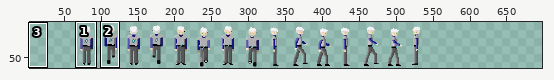
A sprite sheet gets an edit: assets/sprite_sheet_heros.png. Above: a wide view before the commit, with the close-up outlined.
Close-up. First the earlier version:
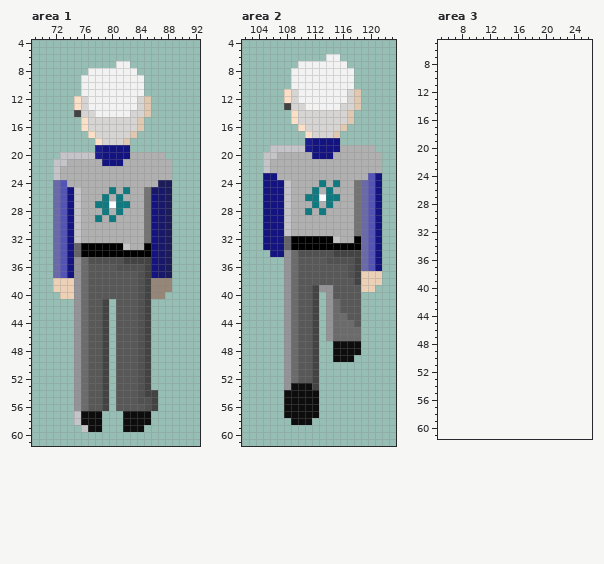
The file is 480x64 pixels. Colours within 5 levels of each other are drawn and written as one. Shown: area 1: x 69..92, y 4..61; area 2: x 102..123, y 4..61; area 3: x 5..26, y 5..61. The old version is drawn lined up with the new one, on the new canvas. The wide view leaves out empty margins. The commit also changed other parts of the picture, which this record leaves out.
After the commit:
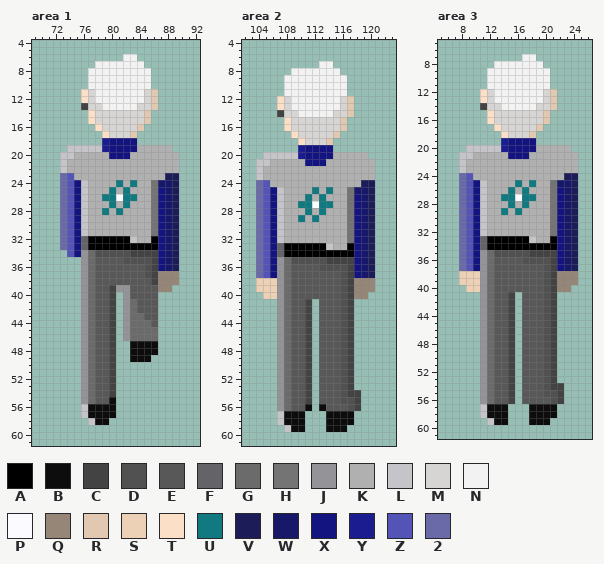
Palette (. is transparent): A #000000  B #0d0d0d  C #434343  D #515151  E #585858  F #646468  G #6b6b6b  H #747474  J #949498  K #b0b0b0  L #c5c5c9  M #d7d5d3  N #f2f2f2  P #fbfbff  Q #958678  R #e0c8b1  S #edd1b7  T #fbdfc6  U #107a80  V #1c1c59  W #18186b  X #141480  Y #1c1c91  Z #5454b7  2 #6a6aa9
Edits made:
canvas 480x64 -> 704x64, the old top-left corner now at 64,0
Area 1:
y 6: x 82..83 .. -> NN
y 7: x 78..80 ... -> NNN; x 83..84 .. -> NN
y 8: x 84..85 .. -> NN
y 9..10: x 76 N -> .; x 85 . -> N
y 11: x 76..77 NN -> TM; x 85..86 .. -> MR
y 12: x 75..77 TMN -> .TM; x 84..86 MR. -> NMR
y 13: x 75..78 TMNN -> .CMM; x 85..86 R. -> MR
y 14: x 75..82 CMMNNNNN -> ..TMMMMM
y 15: x 76..77 TM -> .T; x 84..85 R. -> MR
y 16: x 76..78 TMM -> ..T
y 17: x 77..79 TMM -> ..T
y 18: x 78..83 TMMMR. -> .YXXXX
y 19: x 74..79 ....YX -> LLLLLY; x 83..88 ...... -> XKKKKK
y 20: x 75..79 LLLYX -> KKKKK; x 88..89 .. -> KK
y 21: x 72 L -> .; x 79..81 XXX -> KKK; x 89 . -> K
y 22: x 72..73 LK -> .L; x 89 . -> K
y 23: x 72..74 LKK -> .2Z; x 88..89 K. -> VV
y 24: x 72..76 2ZKKK -> .2ZXL; x 81 K -> U; x 83 K -> U; x 86..89 KVV. -> HWWV
y 25: x 72..76 2ZXLK -> .2ZXL; x 85..89 HWWV. -> KHXWV
y 26: x 72..76 2ZXLK -> .2ZXL; x 80..83 KUKK -> UPUU; x 85..89 HXWV. -> KHXWV
y 27: x 72..76 2ZXLK -> .2ZXL; x 78..81 UUPU -> KKUK; x 85..89 HXWV. -> KHXWV
y 28: x 72..76 2ZXLK -> .2ZXL; x 85..89 HXWV. -> KHXWV
y 29: x 72..76 2ZXLK -> .2ZXL; x 78 U -> K; x 80 U -> K; x 85..89 HXWV. -> KHXWV
y 30..31: x 72..76 2ZXLK -> .2ZXL; x 85..89 HXWV. -> KHXWV
y 32: x 72..83 2ZXLKKKKKKKK -> .2ZXFAAAAAAL; x 85..89 HXWV. -> KAXWV
y 33: x 72..76 2ZXFA -> .2ZXF; x 82..84 LKK -> AAA; x 86..89 XWV. -> AXWV
y 34: x 72..89 2ZXFAAAAAAAAAAXWV. -> ..ZXJGDDDDDCCCCXWV
y 35: x 72..89 2ZXJGDDDDDCCCCXWV. -> ....JGEEEEDDDDCXWV
y 36: x 72..77 2ZXJGE -> ....JG; x 81..89 DDDDCXWV. -> EEEEDCXWV
y 37: x 72..77 2ZXJGE -> ....JG; x 84..89 DCXWV. -> EDCQQQ
y 38: x 72..77 SSSJGE -> ....JG; x 84..86 DCQ -> EEC; x 89 . -> Q
y 39: x 72..77 SSSJGE -> ....JG; x 80..82 EEE -> CJJ; x 84..86 DCQ -> EEE
y 40: x 73..77 SSJGE -> ...JG; x 80..82 EEE -> C.J; x 84..87 DCQQ -> EEE.
y 41..42: x 75..77 JGE -> .JG; x 79..86 C.EEEDC. -> EC.JGEEE
y 43: x 75..77 JGE -> .JG; x 79..86 C.EEEDC. -> EC.JGGEE
y 44: x 75..77 JGE -> .JG; x 79..86 C.EEEDC. -> EC.JGGGE
y 45..46: x 75..77 JGE -> .JG; x 79..86 C.EEEDC. -> EC.JGGGG
y 47..48: x 75..77 JGE -> .JG; x 79..86 C.EEEDC. -> EC..BBBB
y 49: x 75..77 JGE -> .JG; x 79..85 C.EEEDC -> EC..BBB
y 50..53: x 75..77 JGE -> .JG; x 79..85 C.EEEDC -> EC.....
y 54: x 75..77 JGE -> .JG; x 79..86 C.EEEDCC -> EC......
y 55: x 75..77 JGE -> .JG; x 79..86 C.EEEDDC -> EB......
y 56: x 75..86 JGEEC.EEEEDC -> .LBBBB......
y 57: x 75..76 LB -> .L; x 79..80 .. -> BB; x 82..85 BBBB -> ....
y 58: x 75..77 LBB -> ..L; x 79 . -> B; x 82..85 BBBB -> ....
y 59: x 76..78 LBB -> ...; x 82..84 BBB -> ...
Area 2:
y 6: x 114..115 NN -> ..
y 7: x 110..112 NNN -> ...; x 115..116 NN -> ..
y 8: x 116..117 NN -> ..
y 9..10: x 108 . -> N; x 117 N -> .
y 11: x 108..109 TM -> NN; x 117..118 MR -> ..
y 12: x 107..109 .TM -> TMN; x 116..118 NMR -> MR.
y 13: x 107..110 .CMM -> TMNN; x 117..118 MR -> R.
y 14: x 107..114 ..TMMMMM -> CMMNNNNN
y 15: x 108..109 .T -> TM; x 116..117 MR -> R.
y 16: x 108..110 ..T -> TMM
y 17: x 109..111 ..T -> TMM
y 18: x 110..115 .YXXXX -> TMMMR.
y 19: x 106..111 LLLLLY -> ....YX; x 115..120 XKKKKK -> ......
y 20: x 107..111 KKKKK -> LLLYX; x 120..121 KK -> ..
y 21: x 104 . -> L; x 111..113 KKK -> XXX; x 121 K -> .
y 22: x 104..105 .L -> LK; x 121 K -> .
y 23: x 104..106 .XX -> LKK; x 120..121 ZX -> K.
y 24: x 104..108 .XXXL -> 2ZKKK; x 113 U -> K; x 115 U -> K; x 118..121 H2ZX -> KVV.
y 25: x 104..105 .X -> 2Z; x 107..108 XL -> LK; x 117..121 KH2ZX -> HWWV.
y 26: x 104..105 .X -> 2Z; x 107..108 XL -> LK; x 112..115 UPUU -> KUKK; x 117..121 KH2ZX -> HXWV.
y 27: x 104..105 .X -> 2Z; x 107..108 XL -> LK; x 110..113 KKUK -> UUPU; x 117..121 KH2ZX -> HXWV.
y 28: x 104..105 .X -> 2Z; x 107..108 XL -> LK; x 117..121 KH2ZX -> HXWV.
y 29: x 104..105 .X -> 2Z; x 107..108 XL -> LK; x 110 K -> U; x 112 K -> U; x 117..121 KH2ZX -> HXWV.
y 30..31: x 104..105 .X -> 2Z; x 107..108 XL -> LK; x 117..121 KH2ZX -> HXWV.
y 32: x 104..105 .X -> 2Z; x 107..115 XFAAAAAAL -> LKKKKKKKK; x 117..121 KA2ZX -> HXWV.
y 33: x 104..105 .X -> 2Z; x 107..108 XF -> FA; x 114..116 AAA -> LKK; x 118..121 A2ZX -> XWV.
y 34: x 104..105 .. -> 2Z; x 107..121 XJGDDDDDCCCC2ZX -> FAAAAAAAAAAXWV.
y 35: x 104..121 ....JGEEEEDDDDC2ZX -> 2ZXJGDDDDDCCCCXWV.
y 36: x 104..109 ....JG -> 2ZXJGE; x 113..121 EEEEDC2ZX -> DDDDCXWV.
y 37: x 104..109 ....JG -> 2ZXJGE; x 116..121 EDCSSS -> DCXWV.
y 38: x 104..109 ....JG -> SSSJGE; x 116..121 EECSSS -> DCQQQ.
y 39: x 104..109 ....JG -> SSSJGE; x 112..114 CJJ -> EEE; x 116..120 EEESS -> DCQQQ
y 40: x 105..109 ...JG -> SSJGE; x 112..114 C.J -> EEE; x 116..119 EEE. -> DCQQ
y 41..42: x 107..109 .JG -> JGE; x 111..118 EC.JGEEE -> C.EEEDC.
y 43: x 107..109 .JG -> JGE; x 111..118 EC.JGGEE -> C.EEEDC.
y 44: x 107..109 .JG -> JGE; x 111..118 EC.JGGGE -> C.EEEDC.
y 45..46: x 107..109 .JG -> JGE; x 111..118 EC.JGGGG -> C.EEEDC.
y 47..48: x 107..109 .JG -> JGE; x 111..118 EC..BBBB -> C.EEEDC.
y 49: x 107..109 .JG -> JGE; x 111..117 EC..BBB -> C.EEEDC
y 50..52: x 107..109 .JG -> JGE; x 111..117 EC..... -> C.EEEDC
y 53: x 107..117 .JBBBC..... -> JGEEC.EEEDC
y 54: x 107..118 .BBBBB...... -> JGEEC.EEEDCC
y 55: x 107..118 .BBBBB...... -> JGEEC.EEEDDC
y 56: x 107..110 .BBB -> JGEE; x 112..118 B...... -> .BEEEDC
y 57: x 107 . -> L; x 111..112 BB -> ..; x 114..117 .... -> BBBB
y 58: x 107..108 .. -> LB; x 111 B -> .; x 114..117 .... -> BBBB
y 59: x 108..110 ... -> LBB; x 114..116 ... -> BBB
Area 3:
y 7: x 17..18 .. -> NN
y 8: x 13..19 ....... -> NNNNNNN
y 9..11: x 12..20 ......... -> NNNNNNNNN
y 12..13: x 11..21 ........... -> TMNNNNNNNMR
y 14: x 11..21 ........... -> CMMNNNNNMMR
y 15..16: x 12..20 ......... -> TMMMMMMMR
y 17: x 13..19 ....... -> TMMMMMR
y 18: x 14..18 ..... -> TMMMR
y 19: x 14..18 ..... -> YXXXX
y 20: x 9..23 ............... -> LLLLLYXXXXKKKKK
y 21: x 8..24 ................. -> LLKKKKKXXXKKKKKKK
y 22..23: x 8..24 ................. -> LKKKKKKKKKKKKKKKK
y 24: x 8..24 ................. -> 2ZKKKKKKKKKKKKKVV
y 25: x 8..24 ................. -> 2ZXLKKKKUKUKKHWWV
y 26: x 8..24 ................. -> 2ZXLKKKUKUKKKHXWV
y 27: x 8..24 ................. -> 2ZXLKKUUPUUKKHXWV
y 28: x 8..24 ................. -> 2ZXLKKKUKUKKKHXWV
y 29: x 8..24 ................. -> 2ZXLKKUKUKKKKHXWV
y 30..32: x 8..24 ................. -> 2ZXLKKKKKKKKKHXWV
y 33: x 8..24 ................. -> 2ZXFAAAAAALKKAXWV
y 34: x 8..24 ................. -> 2ZXFAAAAAAAAAAXWV
y 35: x 8..24 ................. -> 2ZXJGDDDDDCCCCXWV
y 36: x 8..24 ................. -> 2ZXJGEEEEDDDDCXWV
y 37: x 8..24 ................. -> 2ZXJGEEEEEEEDCXWV
y 38..39: x 8..24 ................. -> SSSJGEEEEEEEDCQQQ
y 40: x 9..23 ............... -> SSJGEEEEEEEDCQQ
y 41..53: x 11..15 ..... -> JGEEC; x 17..21 ..... -> EEEDC
y 54: x 11..15 ..... -> JGEEC; x 17..22 ...... -> EEEDCC
y 55: x 11..15 ..... -> JGEEC; x 17..22 ...... -> EEEDDC
y 56: x 11..15 ..... -> JGEEC; x 17..22 ...... -> EEEEDC
y 57..58: x 11..14 .... -> LBBB; x 18..21 .... -> BBBB
y 59: x 12..14 ... -> LBB; x 18..20 ... -> BBB
Changed places in both close-ups, as pixel boxes (x1, y1, x2, y2):
changed: (53, 54, 179, 432)
changed: (256, 54, 382, 432)
added: (459, 54, 578, 425)
